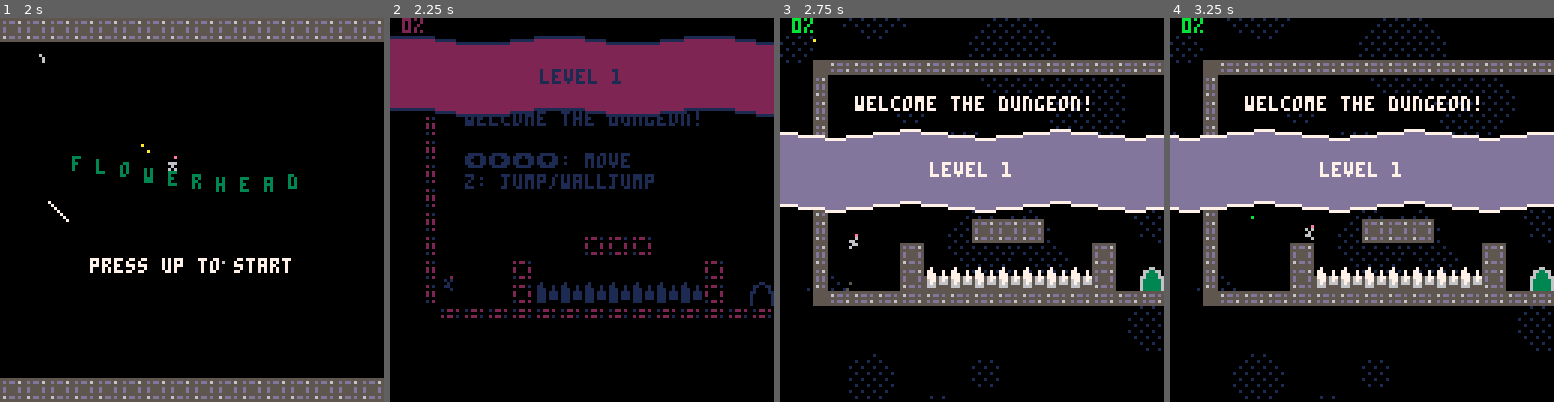
Above: before the commit, frames 1-4 (left to right).
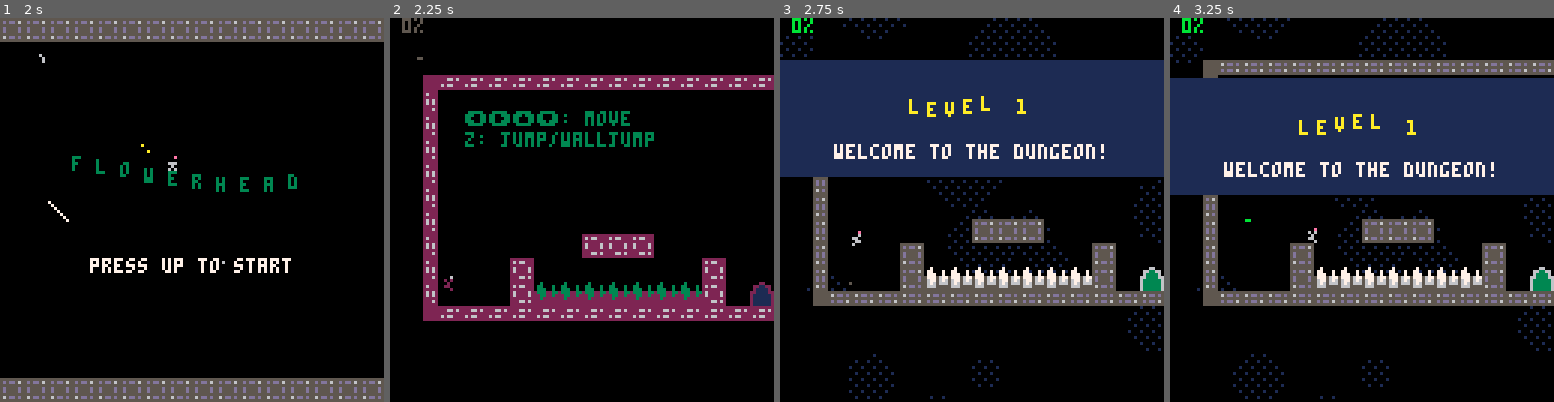
Above: after the commit, the same moments.

Repository: charlietran/flowerhead
Game: PICO-8 cartridge flowerhead.p8
Same seed, same stepped clock (60 frames per second), same inputs: the game is played once before the commit and once after it.
Inputs:
- Up to frame 1 (2 s): tap X (X key) at 0.33, 1.07, 1.85 s; tap O (Z key) at 0.7, 1.7 s; hold Right from 1.6 s (still down)
- Up to frame 2 (2.25 s): release Right at 2.1 s; tap O (Z key) at 2.1 s; hold Up from 2.15 s (still down)
- Up to frame 3 (2.75 s): release Up at 2.42 s; hold Right from 2.47 s (still down); tap O (Z key) at 2.5 s
- Up to frame 4 (3.25 s): tap O (Z key) at 2.9 s; tap X (X key) at 2.97 s; release Right at 3.03 s; hold Left from 3.08 s (still down)

Frame 1 is identical in both runs. In frame 2, 31% of the frame differs, in the area x 0-100%, y 0-79%; in frame 3, 38%, in the area x 0-100%, y 5-72%; in frame 4, 34%.

Commit message:
Simpler banners, use coroutines

Diff:
--- a/flowerhead.p8
+++ b/flowerhead.p8
@@ -255,7 +255,7 @@
 	levels.current=levels.list[1]
   -- manually disabled bombs on the first level
   levels.list[1].bombs_disabled=true
-  banners:add({text="level 1"})
+  banners:add({title="level 1", caption="welcome to the dungeon!"})
 end -- levels:init
 
 function levels:add(cx1,cy1)
@@ -359,22 +359,28 @@
 banners={list={}}
 
 function banners:add(b)
-  add(self.list,{
-    text=b.text,
-    dur=b.dur or 90,
-    move_dur=b.move_dur or 30,
-    timer=0,
-    move_timer=0
+  local b = add(self.list,{
+    title=b.title or "",
+    caption=b.caption or "",
+    h=b.h or 38, -- banner height,
+    x=0,
   })
+  b.y=cam.y-64-b.h -- start banner off screen
+  b.animation={
+    duration=b.duration or 45,
+    x2=0,
+    y2=20,
+    delay=90,
+    easing=ease_out_quad
+  }
+  b.cor=cocreate(animate)
+
 end
 
 function banners:update()
   for b in all(self.list) do
-    if b.timer<b.dur then
-      if b.move_timer<b.move_dur then
-        b.move_timer+=1
-      end
-      b.timer+=1
+    if costatus(b.cor) != 'dead' then
+      local ok,error=cowrap(b.cor,b)
     else
       del(self.list,b)
     end
@@ -382,17 +388,17 @@
 end
 
 function banners:draw()
-  for b in all(self.list) do
-    local t=ease_out_quad(b.move_timer/b.move_dur)
-    for y=0,24 do
-      local c=(y==0 or y==24) and 7 or 13
-      for x=0,127 do
-        local targety=y+38*t+(sin(time()/2 + x/50)*1.1)
-        pset(cam.x-64+x,cam.y-64+targety,c)
-      end
+  --local ox,oy=cam.x-64,cam.y-64
+  for _,b in pairs(self.list) do
+    -- adjust banner and y for camera position
+    local x=cam.x-64+b.x
+    local y=cam.y-64+b.y
+    rectfill(x,y,x+127,y+b.h,1)
+    for i=1,#b.title do
+      print(sub(b.title,i,i), x+(128-#b.title*6)/2 + (i-1)*6, y+b.h/3+sin(i/#b.title + t()/2), 10)
     end
 
-    print(b.text, cam.x-#b.text*2, cam.y-54+38*t, 7)
+    print(b.caption,x+(128-#b.caption*4)/2,y+b.h-10,7)
   end
 end
 
@@ -464,7 +470,7 @@
     end
 
 		reset_game()
-    banners:add({text="level "..levels.index})
+    banners:add({title="level "..levels.index})
     for line in all(self.lines) do
       line.dt=1
 			for char in all(line.chars) do
@@ -1578,8 +1584,6 @@
 
 tutorials.list[113]={
 	lines={
-		{c=7,t="welcome the dungeon!"},
-    {c=7,t=""},
 		{c=7,t="⬅️➡️⬆️⬇️: move"},
 		{c=7,t="z: jump/walljump"},
 	}
@@ -1650,11 +1654,56 @@
 	end
 end
 
+-- animation functions
+
+-- wrapper for resuming w/ error
+function cowrap(cor,...)
+  local ok,err=coresume(cor,...)
+  assert(ok, err)
+end
+-- object expected to have x2,y2,anim_duration properties
+function animate(obj)
+  local a=obj.animation
+  local ox,oy=obj.x,obj.y
+  local dx=a.x2-obj.x
+  local dy=a.y2-obj.y
+  local dur=a.duration
+  local t=0
+
+  for dt=1,dur do
+    t = a.easing(dt/dur)
+    obj.x=ox+(t*dx)
+    obj.y=oy+(t*dy)
+    yield()
+  end
+
+  obj.x=a.x2
+  obj.y=a.y2
+
+  for dt=1,a.delay do
+    yield()
+  end
+
+  --ox,oy=obj.x,obj.y
+  --dx,dy=-dx,-dy
+  --for dt=1,dur do
+    --printh('animating out')
+    --t = a.easing(dt/dur)
+    --obj.x=ox+(t*dx)
+    --obj.y=oy+(t*dy)
+    --yield()
+  --end
+end
+
 -- easing function, meant to be
 -- used with a num ranging 0-1
 -- use for levelcomplete anim
 function ease_out_quad(t)
 	return t*(2-t)
+end
+
+function linear(t)
+  return t
 end
 
 __gfx__
@@ -1666,11 +1715,11 @@
 00700700555555550005555500000000555550005555555500000000000000000005555555555000335535350000000000000000000000000000000000000000
 00000000565dd5d5000565d500000000565d50005d5dd56500000000000000000005555555555000535dd5d50000000000000000000000000000000000000000
 00000000555555550005555500000000555550005555555500000000000000000005555555555000555555550000000000000000000000000000000000000000
-0300700800a0000000b0000008888888000100000111000000000010000000000000000000000000000000000000000000000000000000000000000000000000
+0c00700800a0000000b0000008888888000100000111000000000010000000000000000000000000000000000000000000000000000000000000000000000000
 0b00300b0030000004004b0408888888000110000101100000000110000000000000000000000000000000000000000000000000000000000000000000000000
-300700800a00000000000000b8888888000010000110100000001100111000000000000000000000000000000000000000000000000000000000000000000000
+c00700800a00000000000000b8888888000010000110100000001100111000000000000000000000000000000000000000000000000000000000000000000000
 0b00300b003000000000000008888888000011000000111000111110001100000000000000000000000000000000000000000000000000000000000000000000
-00300700800a0000040040b408888888000111100001110000101100011100000000000000000000000000000000000000000000000000000000000000000000
+00c00700800a0000040040b408888888000111100001110000101100011100000000000000000000000000000000000000000000000000000000000000000000
 0b00300b003000000b0b000008888888111110100001100000001110010110000000000000000000000000000000000000000000000000000000000000000000
 0000000000000000b000b00008888888001100000011110000001100001111000000000000000000000000000000000000000000000000000000000000000000
 00000000000000000400400008888888011111100111111000011110011111100000000000000000000000000000000000000000000000000000000000000000
@@ -1725,7 +1774,7 @@
 00000000000000000000000000000000000000131313131313131313131313131313130000000000000000000000000000000000000000131313131313131313
 13131313131313000000000000000000000000000000000000000000000020101010000000000000000000000000000000000000000000000013131313401300
 00000000000000000000000000000000000000131313131313131313131313131313130000000000000000000000000000000000000000131313131313131313
-13131313131313000000000000000000000000000000000000000000000020000000000000000000000000000000000000000000000000000013131313401300
+13131313131313000000000000000000000000000000000000000000000020000000001000000000000000000000000000000000000000000013131313401300
 00000000000000000000000000000000000000131313131313131313131313131313130000000000000000000000000000000000000000131313131313131313
 13131313131313000000000000000000000000000000000000000000000020000000000000000000000000000000000000000000000000000013131313401300
 00000000000000000000000000000000000000131313131313131313131313131313130000000000000000000000000000000000000000131313131313131313
@@ -1950,95 +1999,95 @@
 0000000000000000000000000000000031313131313131313131313131313131000000000000000000000000000000000000000000000031313131313131313131313131313131000000000000000000000000000000000000000000000008050505050505050505050505050505050505050505050505050505050505093100
 0000000000000000000000000000000031313131313131313131313131313131000000000000000000000000000000000000000000000031313131313131313131313131313131000000000000000000000000000000000000000000000002000000000000000000000000000000000000000000000000000031313131043100
 0000000000000000000000000000000031313131313131313131313131313131000000000000000000000000000000000000000000000031313131313131313131313131313131000000000000000000000000000000000000000000000002000000000000000000000000000000000000000000000000000031313131043100
-0000000000000000000000000000000031313131313131313131313131313131000000000000000000000000000000000000000000000031313131313131313131313131313131000000000000000000000000000000000000000000000002000000000000000000000000000000000000000000000000010101013131043100
-…(91 lines of a section not shown)…
+0000000000000000000000000000000031313131313131313131313131313131000000000000000000000000000000000000000000000031313131313131313131313131313131000000000000000000000000000000000000000000000002002300000000000000000000000000000000000000000000010101013131043100
+…(91 lines of a section not shown)…
